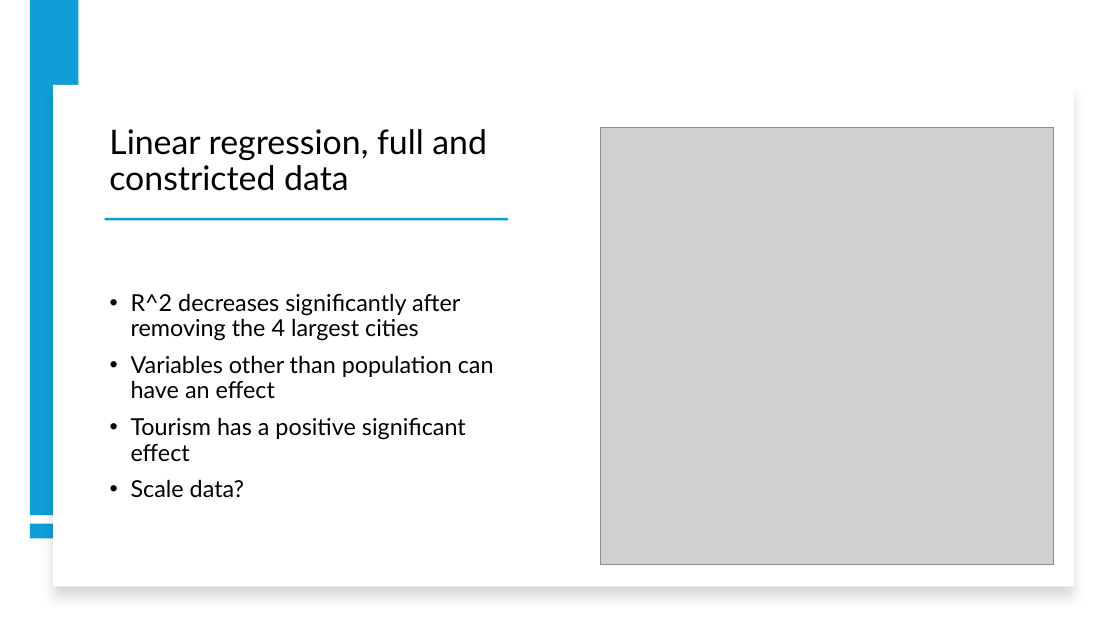
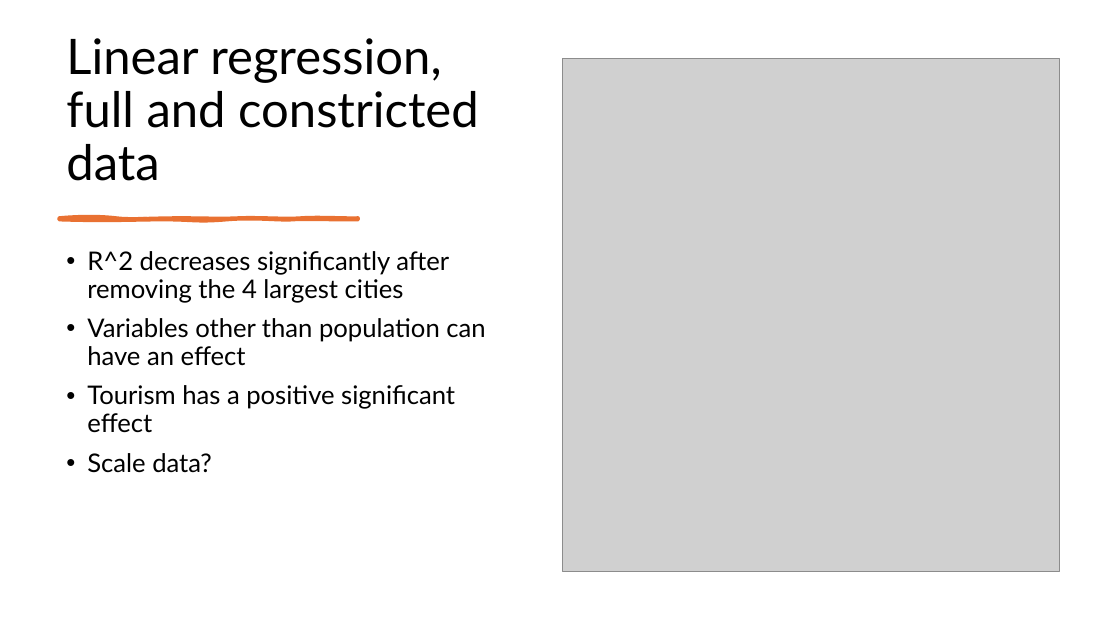
Before and after one commit to sanderseriksen/BAN440-Term-Paper, a slide deck: slide 15 of BAN440 – Term Paper Idea.pptx (slide 14 before the commit). Drawn at 1120x630 pixels with LibreOffice and Linux fonts; fonts in the diff are those of the drawing; grey boxes stand for pictures. Boxes give left, top, right and bottom in pixels: in the first picture for what was removed or moved away, otherwise in the second. Text is boxed around its words. In the diff, an @@ line names an element or a change of style, - is before the commit and + after.

```diff
--- a/BAN440 – Term Paper Idea.pptx
+++ b/BAN440 – Term Paper Idea.pptx
@@ rectangle removed at [30, 0, 79, 515] @@
@@ title "Linear regression, full and constricted ...": place and size @@
-title "Linear regression, full and constricted ..." at [109, 129, 487, 191]
+title "Linear regression, full and constricted ..." at [66, 38, 479, 181]
@@ title "Linear regression, full and constricted ..." at [66, 38, 479, 181]: size 29 to 42 pt @@
@@ picture: place and size @@
-picture at [601, 127, 1054, 564]
+picture at [562, 59, 1060, 571]
@@ rectangle removed at [53, 85, 1074, 586] @@
@@ freeform shape added at [59, 218, 358, 220], fill #E97132, outline #E97132 3 pt @@
@@ rectangle removed at [105, 218, 508, 220] @@
@@ text "R^2 decreases significantly after removing ...": place and size @@
-text "R^2 decreases significantly after removing ..." at [131, 293, 494, 498]
+text "R^2 decreases significantly after removing ..." at [87, 251, 485, 473]
@@ text "R^2 decreases significantly after removing ..." at [87, 251, 485, 473]: size 20 to 22 pt; vertical alignment middle to top @@
@@ rectangle removed at [30, 523, 79, 538] @@
```
Also in this commit, not shown: 3 other slides changed, 1 slide added, 2 other files.
